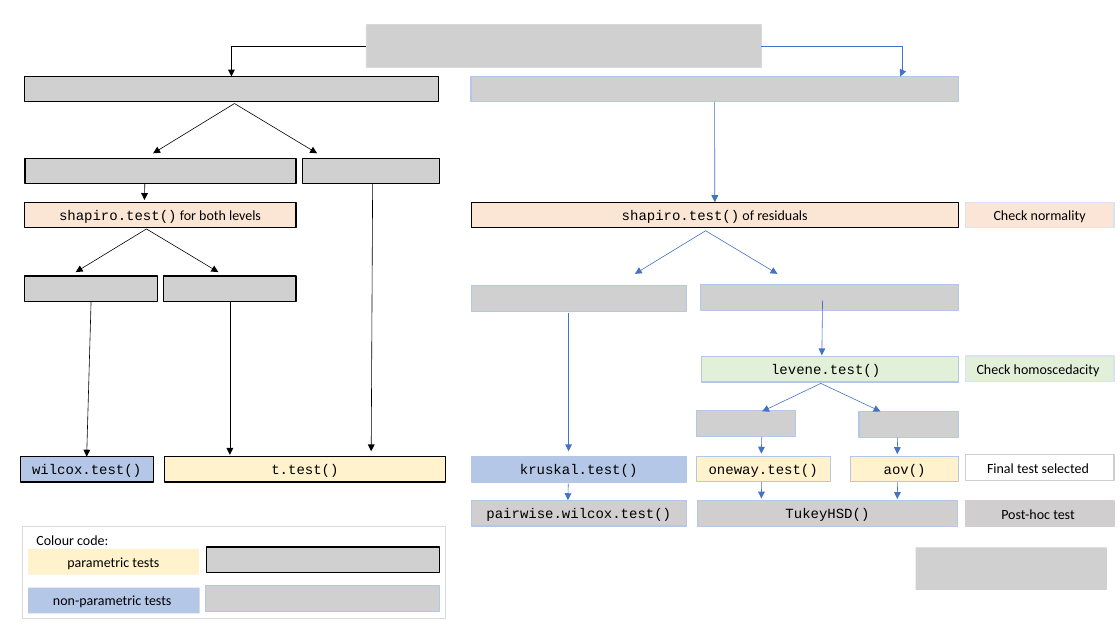
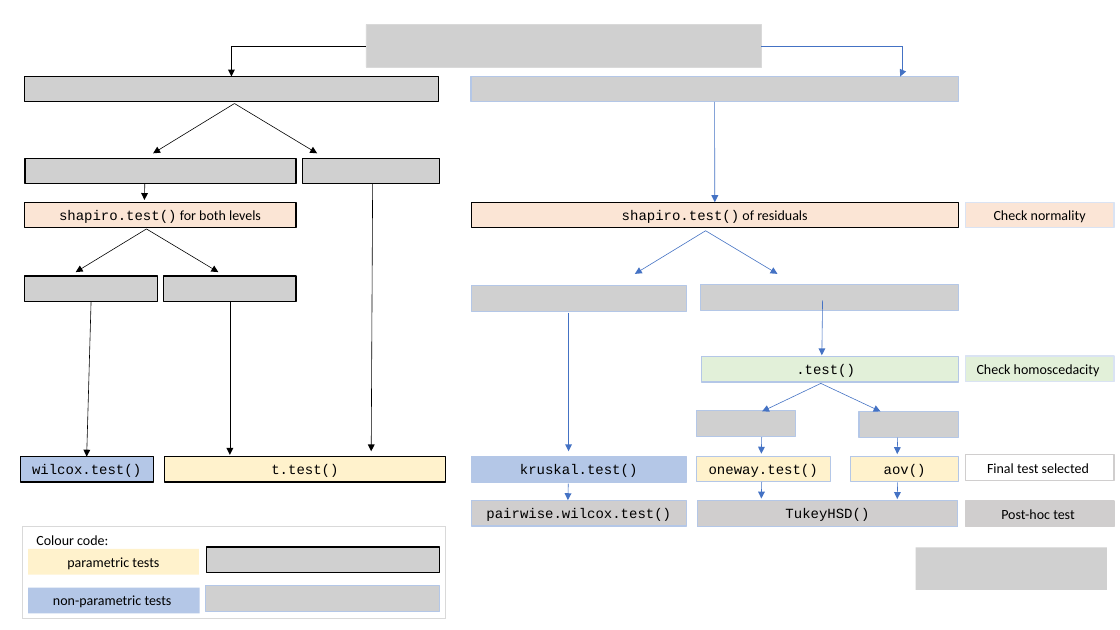
Before and after one commit to shhschilling/visStatistics, a slide deck: slide 2 of vignettes/figures/decision_tree.pptx (slide 3 before the commit). Drawn at 1120x630 pixels with LibreOffice and Linux fonts; fonts in the diff are those of the drawing; grey boxes stand for pictures. Boxes give left, top, right and bottom in pixels: in the first picture for what was removed or moved away, otherwise in the second. Text is boxed around its words. In the diff, an @@ line names an element or a change of style, - is before the commit and + after.

```diff
--- a/vignettes/figures/decision_tree.pptx
+++ b/vignettes/figures/decision_tree.pptx
@@ text in rectangle at [796, 364, 855, 377]: text changed @@
-levene.test()
+.test()
```
Also in this commit, not shown: 1 other slide changed, 3 slides added, 18 other files.
